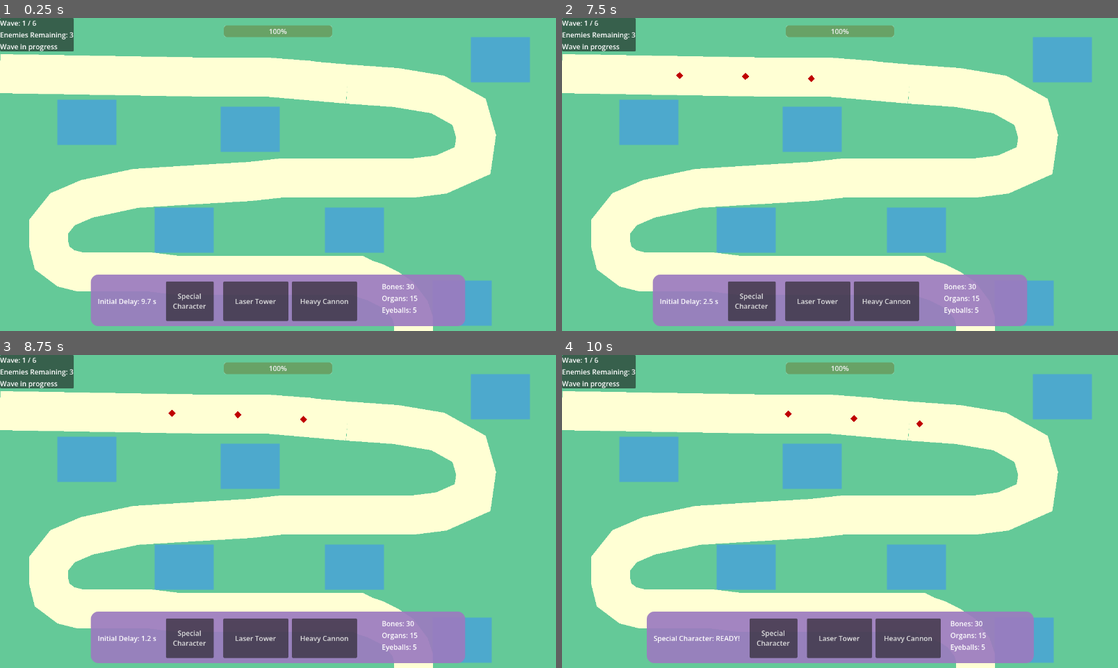
Above: before the commit, frames 1-4 (two rows, left to right).
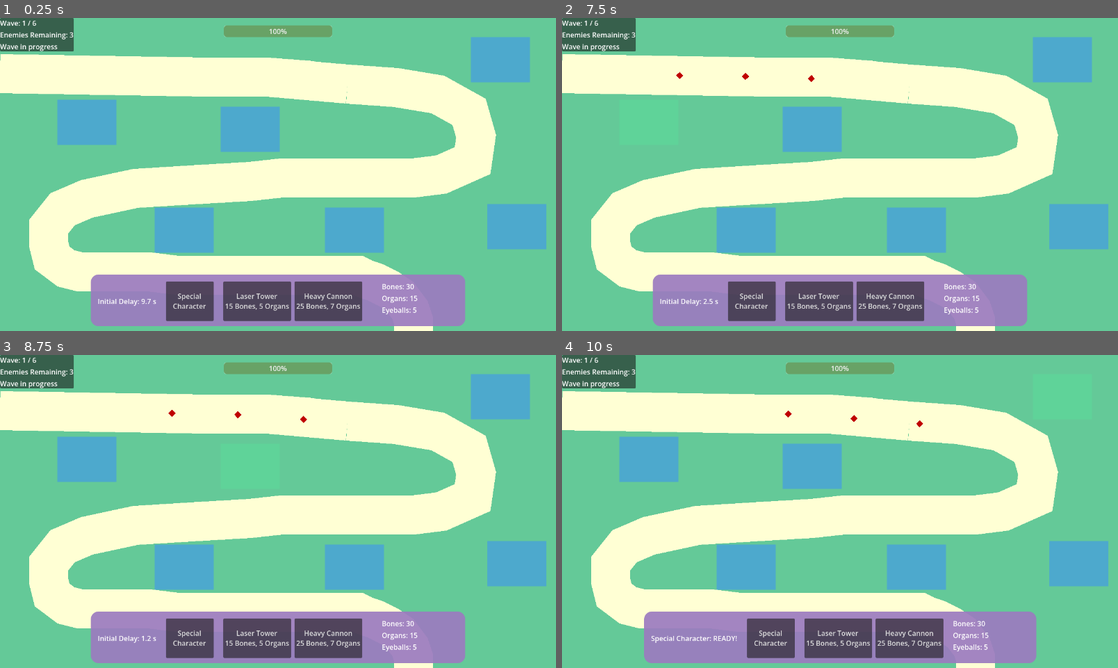
Above: after the commit, the same moments.

Repository: onion-40/candy-carnage
Game: Godot game, scene res://Scenes/main.tscn
Same seed, same stepped clock (60 frames per second), same inputs: the game is played once before the commit and once after it.
Inputs (mouse positions are in pixels of both pictures, inside the frame that each line leads up to):
- Up to frame 1 (0.25 s): no input
- Up to frame 2 (7.5 s): click "Laser Tower" (after the commit: "Laser Tower 15 Bones, 5 Organs") at 0.5 s; click "Heavy Cannon" (after the commit: "Heavy Cannon 25 Bones, 7 Orga…") at 1.25 s; click "Special Character" at 2 s; click "Special Character" at 2.75 s; click "Laser Tower" (after the commit: "Laser Tower 15 Bones, 5 Organs") at 3.5 s; click "Heavy Cannon" (after the commit: "Heavy Cannon 25 Bones, 7 Orga…") at 4.25 s; click "Special Character" at 5 s; click "Laser Tower" (after the commit: "Laser Tower 15 Bones, 5 Organs") at 5.75 s; click "Heavy Cannon" (after the commit: "Heavy Cannon 25 Bones, 7 Orga…") at 6.5 s; tap Enter at 7.25 s; move the mouse to (650, 121) at 7.27 s; click (650, 121) at 7.42 s
- Up to frame 3 (8.75 s): move the mouse to (250, 467) at 8.02 s; click (250, 467) at 8.17 s
- Up to frame 4 (10 s): move the mouse to (745, 567) at 8.77 s; click (745, 567) at 8.92 s; move the mouse to (1062, 395) at 9.52 s; click (1062, 395) at 9.67 s

The runs differ from the first frame. In frame 1, 3.0% of the frame differs, in the area x 40-99%, y 59-99%; in frame 2, 4.5%; in frame 3, 4.5%; in frame 4, 4.9%, in the area x 14-99%, y 6-99%.

Commit message:
fix: show build/upgrade affordability and move spot 6 out from under the HUD
Build and upgrade buttons now show their cost and grey out when the
player can't pay, so a refused purchase no longer looks like a broken
button. The selected spot is highlighted and cleared after building.
Spot 6 sat under the bottom HUD, which swallowed its clicks.

Diff:
--- a/Scenes/Map.tscn
+++ b/Scenes/Map.tscn
@@ -94,7 +94,7 @@
 polygon = PackedVector2Array(-50, -47, 62, -43, 62, 29, -44, 31)
 
 [node name="Spot6" type="Area2D" parent="TowerSpots" unique_id=1925645619]
-position = Vector2(888, 776)
+position = Vector2(1014, 600)
 
 [node name="SpotVisual6" type="Polygon2D" parent="TowerSpots/Spot6" unique_id=757307729]
 color = Color(0.22000003, 0.5450001, 1, 0.5137255)
--- a/Scenes/bottom_hud.gd
+++ b/Scenes/bottom_hud.gd
@@ -1,4 +1,6 @@
 extends PanelContainer
+
+const TOWER_SCRIPT = preload("res://Scripts/Scenes/Towers.gd")
 
 @onready var bones_label: Label = $HBoxContainer/ResourceList/BonesLabel
 @onready var organs_label: Label = $HBoxContainer/ResourceList/OrgansLabel
@@ -35,6 +37,33 @@
 	bones_label.text = "Bones: %d" % bone_amount
 	organs_label.text = "Organs: %d" % organ_amount
 	eyeballs_label.text = "Eyeballs: %d" % eyeball_amount
+	_update_build_button(laser_button, "Laser Tower", TOWER_SCRIPT.TowerType.LASER)
+	_update_build_button(cannon_button, "Heavy Cannon", TOWER_SCRIPT.TowerType.HEAVY_CANNON)
+
+
+# Shows the price on the button and greys it out when the player can't pay,
+# otherwise a refused build looks like a broken button.
+func _update_build_button(button: Button, title: String, type: int) -> void:
+	var cost = TOWER_SCRIPT.build_cost_for(type)
+	button.text = "%s\n%s" % [title, format_cost(cost)]
+	button.disabled = not ResourceManager.can_afford(
+		cost["bones"],
+		cost["organs"],
+		cost["eyeballs"]
+	)
+
+
+static func format_cost(cost: Dictionary) -> String:
+	var parts = []
+
+	if cost["bones"] > 0:
+		parts.append("%d Bones" % cost["bones"])
+	if cost["organs"] > 0:
+		parts.append("%d Organs" % cost["organs"])
+	if cost["eyeballs"] > 0:
+		parts.append("%d Eyes" % cost["eyeballs"])
+
+	return ", ".join(parts)
 
 func _on_special_character_button_pressed() -> void:
 	map.begin_special_placement()
--- a/Scenes/tower_information.gd
+++ b/Scenes/tower_information.gd
@@ -18,6 +18,14 @@
 	close_button.pressed.connect(_on_close_pressed)
 	upgrade_button.pressed.connect(_on_upgrade_pressed)
 	sell_button.pressed.connect(_on_sell_pressed)
+
+	# Loot picked up while the panel is open can make the upgrade affordable.
+	ResourceManager.inventory_changed.connect(_on_inventory_changed)
+
+
+func _on_inventory_changed(_bones: int, _organs: int, _eyeballs: int) -> void:
+	if visible:
+		_refresh_panel()
 
 func _on_close_pressed() -> void:
 	_set_selected_tower(null)
@@ -61,6 +69,12 @@
 		selected_tower.attack_interval
 	]
 
+	if selected_tower.level >= 3:
+		upgrade_cost_label.text = "Max level reached"
+		upgrade_button.text = "MAX LEVEL"
+		upgrade_button.disabled = true
+		return
+
 	var cost = selected_tower.get_upgrade_cost()
 	upgrade_cost_label.text = "Upgrade Cost:\n%d Bones, %d Organs, %d Eyeballs" % [
 		cost["bones"],
@@ -68,7 +82,14 @@
 		cost["eyeballs"]
 	]
 
-	upgrade_button.disabled = selected_tower.level >= 3
+	# Greyed out when unaffordable, otherwise the click silently does nothing.
+	var affordable = ResourceManager.can_afford(
+		cost["bones"],
+		cost["organs"],
+		cost["eyeballs"]
+	)
+	upgrade_button.text = "UPGRADE TOWER" if affordable else "NOT ENOUGH RESOURCES"
+	upgrade_button.disabled = not affordable
 
 
 func _on_upgrade_pressed() -> void:
--- a/Scripts/Scenes/Map.gd
+++ b/Scripts/Scenes/Map.gd
@@ -225,6 +225,9 @@
 				spot.set_meta("occupied", true)
 				success = true
 
+				if selected_spot == spot:
+					select_spot(null)
+
 				# Hide the entire tower spot after building
 				spot.visible = false
 				spot.input_pickable = false
@@ -259,9 +262,19 @@
 # TOWER SPOT SELECTION
 # =====================================
 
+const SPOT_SELECTED_MODULATE: Color = Color(1.6, 1.6, 0.6)
+
+
+# The selected spot is tinted so the player sees where the next build goes.
+# Passing null clears the selection.
 func select_spot(spot: Area2D) -> void:
-	if is_instance_valid(spot):
-		selected_spot = spot
+	if is_instance_valid(selected_spot):
+		selected_spot.modulate = Color.WHITE
+
+	selected_spot = spot if is_instance_valid(spot) else null
+
+	if selected_spot:
+		selected_spot.modulate = SPOT_SELECTED_MODULATE
 
 
 func build_laser_on_selected_spot() -> bool:
@@ -313,7 +326,7 @@
 			spot.input_pickable = true
 
 		if selected_spot == spot:
-			selected_spot = null
+			select_spot(null)
 
 # =====================================
 # SPECIAL CHARACTER DEPLOYMENT
--- a/Scripts/Scenes/Towers.gd
+++ b/Scripts/Scenes/Towers.gd
@@ -38,9 +38,14 @@
 
 
 func get_build_cost() -> Dictionary:
+	return build_cost_for(tower_type)
+
+
+# Static so the HUD can show prices without instancing a tower.
+static func build_cost_for(type: int) -> Dictionary:
 	var cost = {}
 
-	match tower_type:
+	match type:
 		TowerType.LASER:
 			cost = {
 				"bones": 15,
